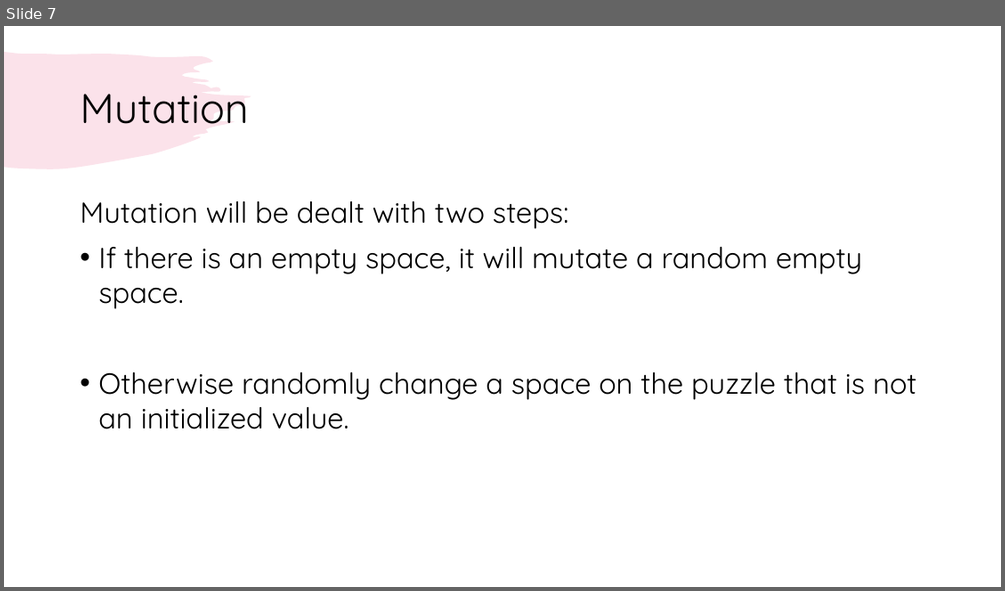
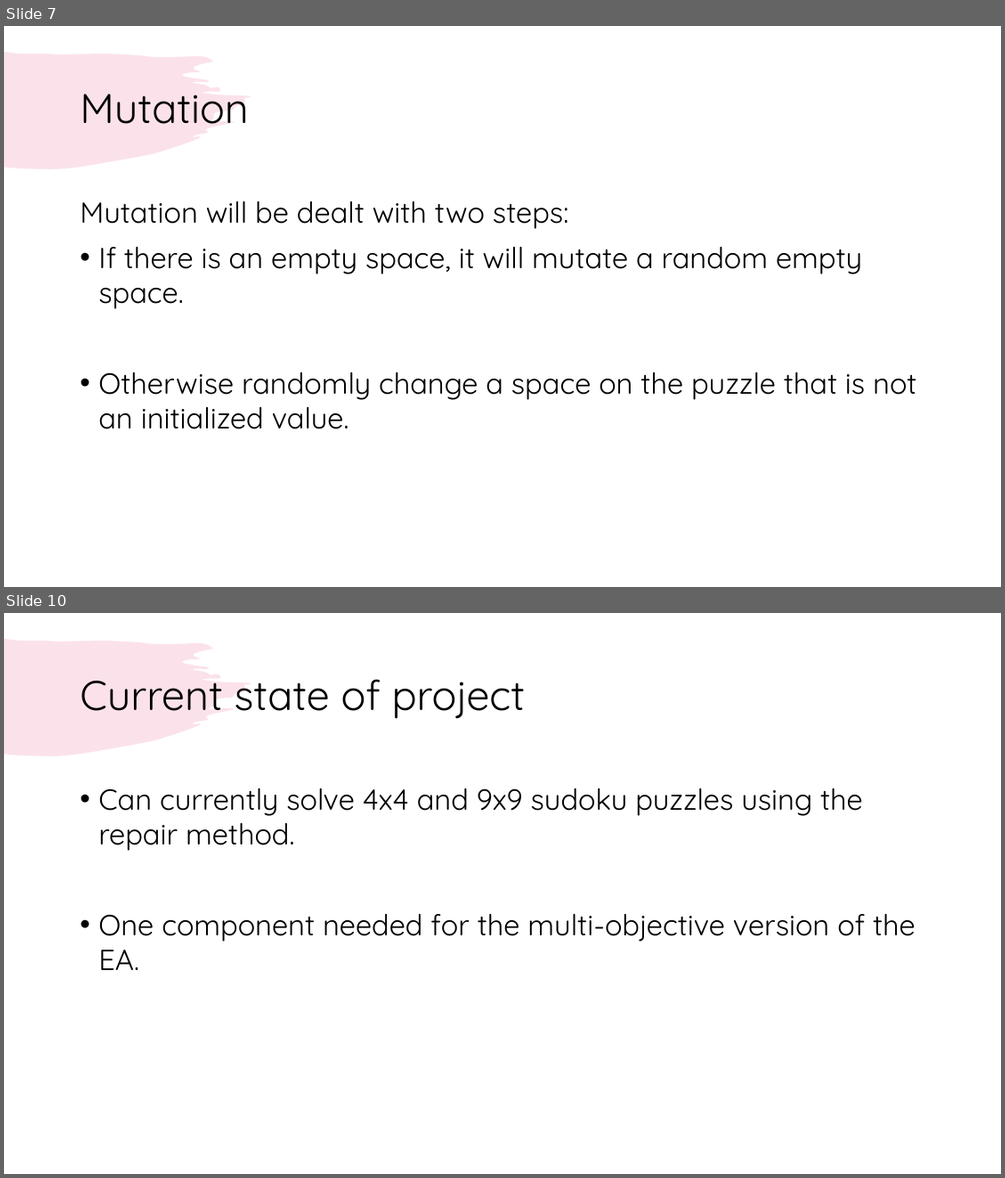
Before and after one commit to sfreeman218/MMP_Sudoku, a slide deck: Documentation/WIPs/Midproject review presentation/Solving Solitaire game with AI review.pptx. Shown one above the other, each under a label of ours: slide 7 before the commit, slides 7 and 10 after it; the slides between them are not shown. The pictures are 1005x591 and 1005x1178 pixels, drawn with LibreOffice and Linux fonts; fonts in the diff are those of the drawing. Boxes give left, top, right and bottom in pixels: in the first picture for what was removed or moved away, otherwise in the second. Text is boxed around its words. In the diff, an @@ line names an element or a change of style, - is before the commit and + after.

```diff
--- a/Documentation/WIPs/Midproject review presentation/Solving Solitaire game with AI review.pptx
+++ b/Documentation/WIPs/Midproject review presentation/Solving Solitaire game with AI review.pptx
@@ slide 10 added at (x1=4, y1=613, x2=1001, y2=1174), background #FFFFFF; not listed: 1 template element that a slide beside it also shows @@
@@ title added at (x1=80, y1=679, x2=526, y2=719), 40 pt, text #000000 @@
+Current state of project
@@ text added at (x1=98, y1=788, x2=915, y2=970), 28 pt, text #000000 @@
+• Can currently solve 4x4 and 9x9 sudoku puzzles using the repair method.
+• One component needed for the multi-objective version of the EA.
```
Also in this commit, not shown: 7 slides changed, 1 other slide added, 1 other file.
